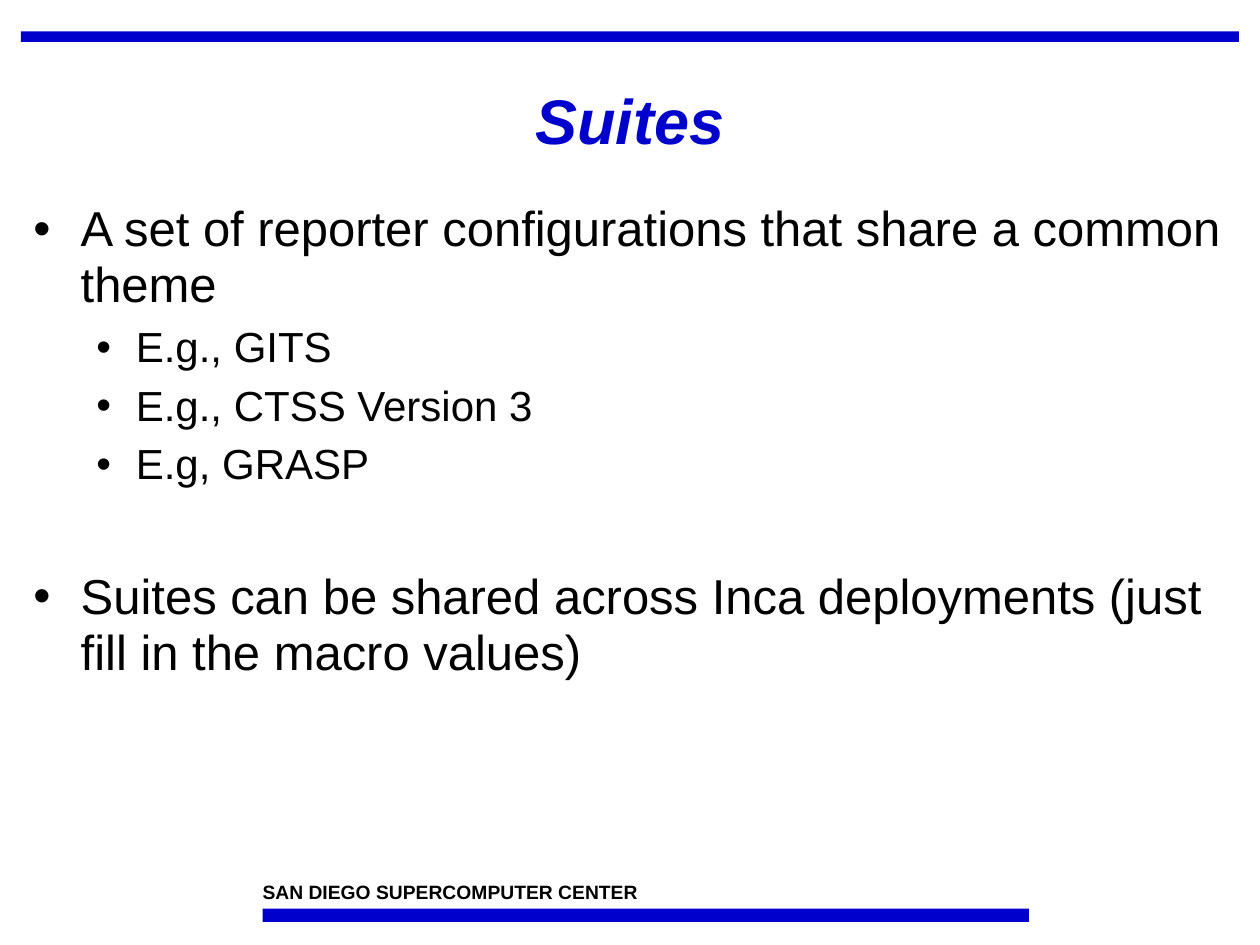
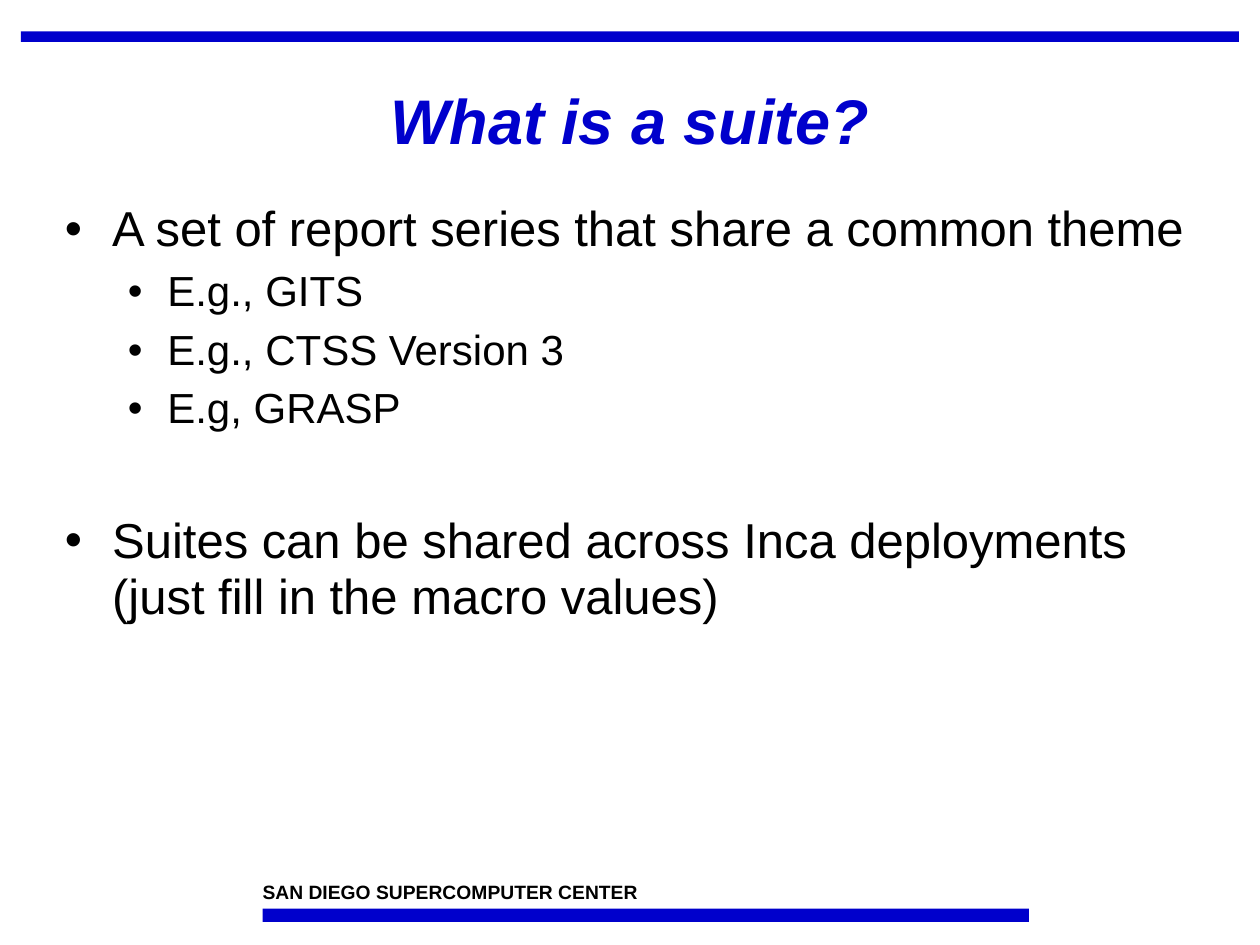
Before and after one commit to IncaProject/inca-xsede, a slide deck: slide 22 of talks/feb-06-workshop/control.ppt (slide 20 before the commit). Drawn at 1260x945 pixels with LibreOffice and Linux fonts; fonts in the diff are those of the drawing; background and template pictures are left out. Boxes give left, top, right and bottom in pixels: in the first picture for what was removed or moved away, otherwise in the second. Text is boxed around its words. In the diff, an @@ line names an element or a change of style, - is before the commit and + after.

```diff
--- a/talks/feb-06-workshop/control.ppt
+++ b/talks/feb-06-workshop/control.ppt
@@ title at [390, 98, 869, 145]: text changed @@
-Suites
+What is a suite?
@@ text "A set of report series ...": place and size @@
-text "A set of report series ..." at [81, 210, 1221, 680]
+text "A set of report series ..." at [112, 210, 1184, 624]
@@ text at [112, 210, 1184, 256]: text changed @@
-• A set of reporter configurations that share a common theme
+• A set of report series that share a common theme
```
Also in this commit, not shown: 12 other slides changed, 11 slides added, 9 slides removed.
